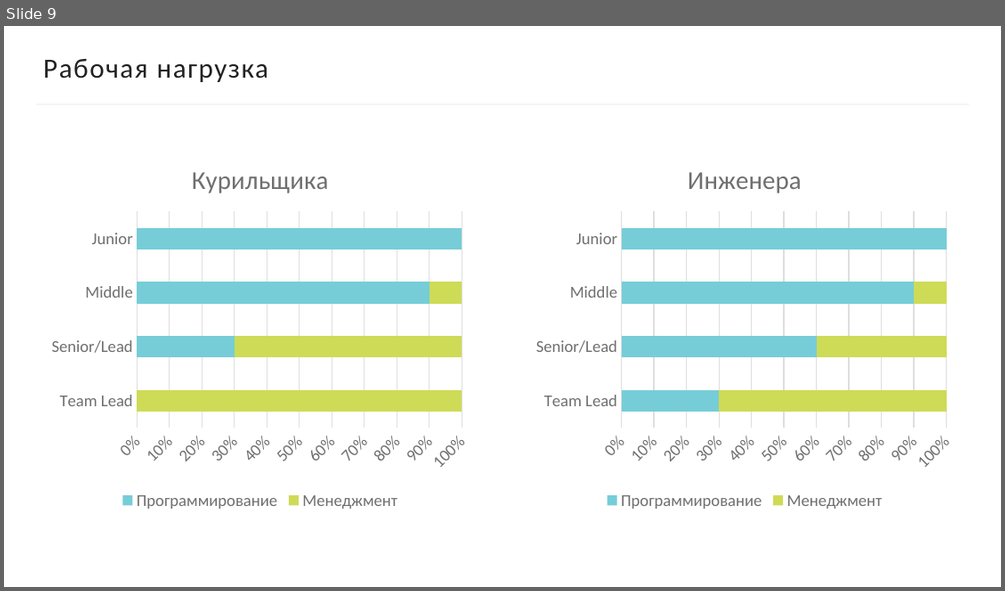
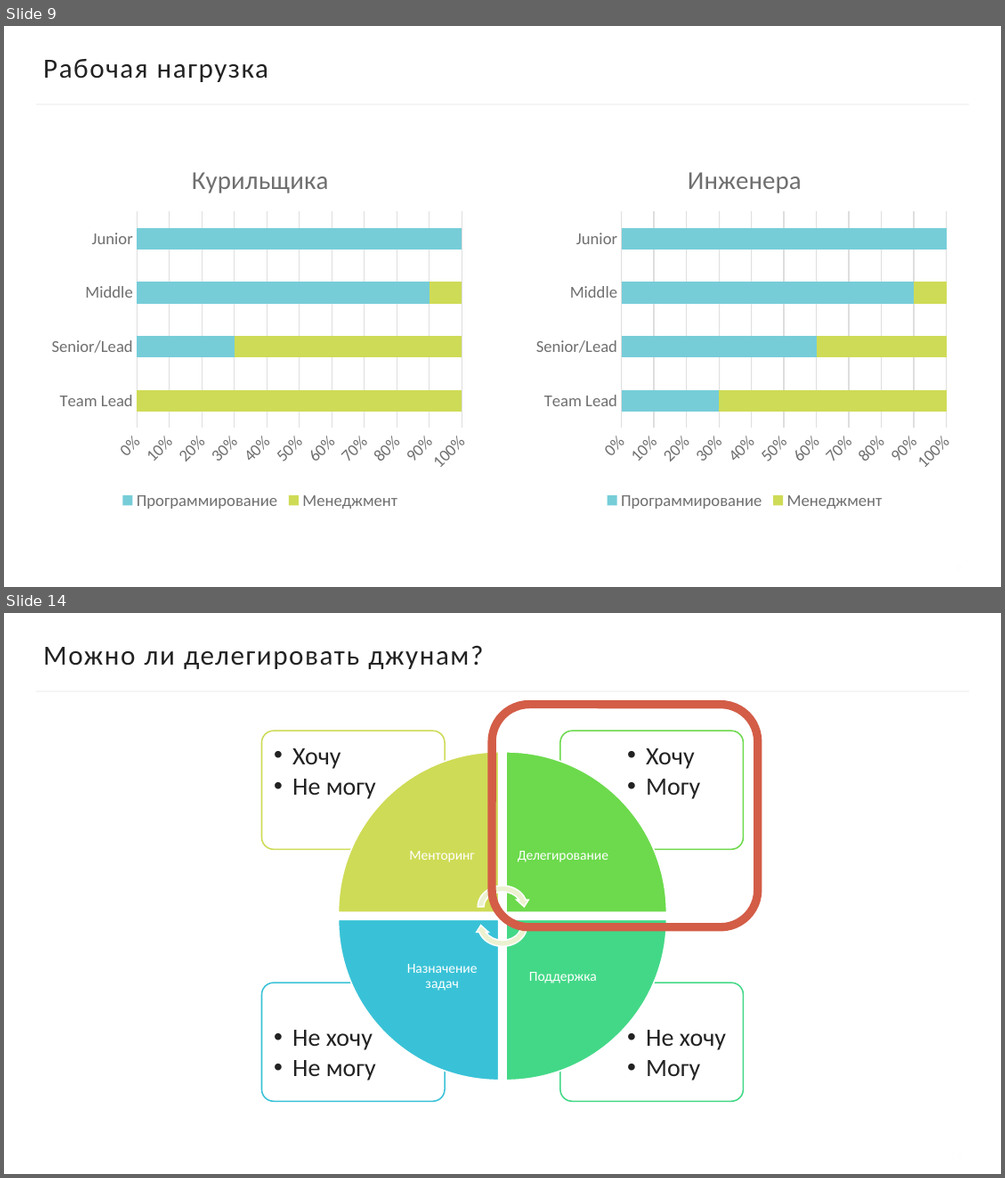
Before and after one commit to kugushev/presentations, a slide deck: 2020_HandZone4Teamlead/Presentation.pptx. Shown one above the other, each under a label of ours: slide 9 before the commit, slides 9 and 14 after it; the slides between them are not shown. The pictures are 1005x591 and 1005x1178 pixels, drawn with LibreOffice and Linux fonts; fonts in the diff are those of the drawing; background and template pictures are left out. Boxes give left, top, right and bottom in pixels: in the first picture for what was removed or moved away, otherwise in the second. Text is boxed around its words. In the diff, an @@ line names an element or a change of style, - is before the commit and + after.

```diff
--- a/2020_HandZone4Teamlead/Presentation.pptx
+++ b/2020_HandZone4Teamlead/Presentation.pptx
@@ slide 14 added at box(4, 613, 1001, 1174), background #FFFFFF; not listed: 1 template element that a slide beside it also shows @@
@@ title added at box(43, 645, 483, 669), 20 pt, text #222222 @@
+Можно ли делегировать джунам?
@@ rounded rectangle added at box(492, 705, 758, 927), outline #D35D47 6 pt @@
@@ group added at box(262, 730, 744, 1102): 8 texts, 4 rounded rectangles, 4 pie wedges, 2 circular arrows @@
+  • Не хочу
+  • Могу
+  • Не хочу
+  • Не могу
+  • Хочу
+  • Могу
+  • Хочу
+  • Не могу
+Менторинг
+Делегирование
+Поддержка
+Назначение задач
@@ page number added at box(812, 1139, 962, 1174), 8 pt, text #FEFEFE, bold @@
+14
```
Also in this commit, not shown: 6 other slides added.
